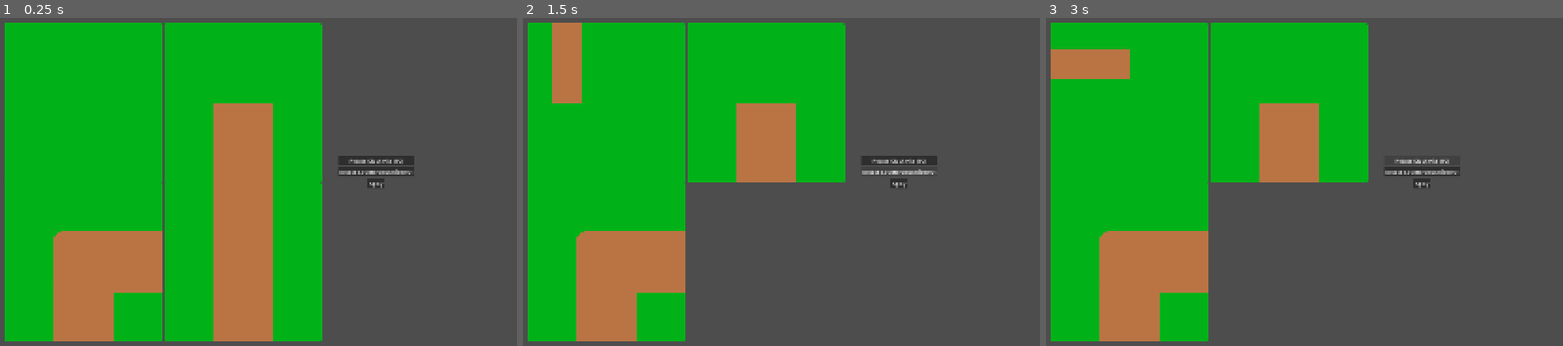
Above: before the commit, frames 1-3 (left to right).
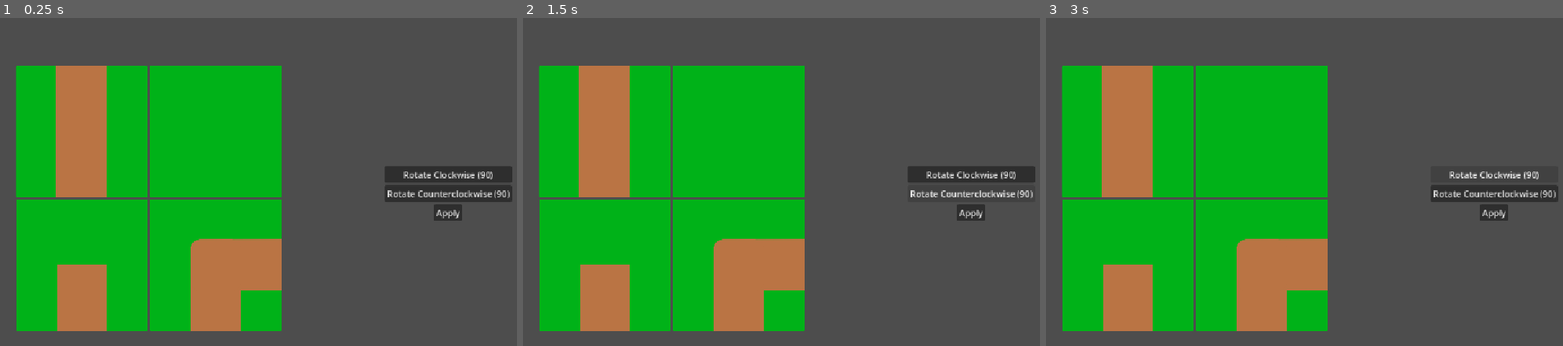
Above: after the commit, the same moments.

Repository: anaissnow/super-serious-spin-to-win
Game: Godot game, scene res://scenes/test_level.tscn
Same seed, same stepped clock (60 frames per second), same inputs: the game is played once before the commit and once after it.
Inputs:
- Up to frame 1 (0.25 s): no input
- Up to frame 2 (1.5 s): click "Rotate Clockwise (90)" at 0.5 s; click "Rotate Counterclockwise (90)" at 1.25 s
- Up to frame 3 (3 s): click "Apply" at 2 s; click "Rotate Clockwise (90)" at 2.75 s

The runs differ from the first frame. In frame 1, 36% of the frame differs, in the area x 0-100%, y 1-99%; in frame 2, 37%; in frame 3, 37%.

Commit message:
tweaking the tiles again

Diff:
--- a/rotation-tile-puzzle/project.godot
+++ b/rotation-tile-puzzle/project.godot
@@ -17,8 +17,6 @@
 
 [display]
 
-window/size/viewport_width=1920
-window/size/viewport_height=1080
 window/stretch/mode="canvas_items"
 window/stretch/aspect="expand"
 
--- a/rotation-tile-puzzle/scenes/curved_path.tscn
+++ b/rotation-tile-puzzle/scenes/curved_path.tscn
@@ -7,168 +7,118 @@
 tracks/0/type = "value"
 tracks/0/imported = false
 tracks/0/enabled = true
-tracks/0/path = NodePath(".:rotation")
+tracks/0/path = NodePath(".:scale")
+tracks/0/interp = 1
+tracks/0/loop_wrap = true
+tracks/0/keys = {
+"times": PackedFloat32Array(0.0009999999),
+"transitions": PackedFloat32Array(1),
+"update": 0,
+"values": [Vector2(0.5, 0.5)]
+}
+tracks/1/type = "value"
+tracks/1/imported = false
+tracks/1/enabled = true
+tracks/1/path = NodePath(".:rotation")
+tracks/1/interp = 1
+tracks/1/loop_wrap = true
+tracks/1/keys = {
+"times": PackedFloat32Array(0, 0.0009999999),
+"transitions": PackedFloat32Array(1, 1),
+"update": 0,
+"values": [0.0, 0.0]
+}
+
+[sub_resource type="Animation" id="Animation_g6rv0"]
+resource_name = "rotate 180"
+tracks/0/type = "value"
+tracks/0/imported = false
+tracks/0/enabled = true
+tracks/0/path = NodePath(".:scale")
 tracks/0/interp = 1
 tracks/0/loop_wrap = true
 tracks/0/keys = {
 "times": PackedFloat32Array(0),
 "transitions": PackedFloat32Array(1),
 "update": 0,
-"values": [0.0]
+"values": [Vector2(0.5, 0.5)]
 }
 tracks/1/type = "value"
 tracks/1/imported = false
 tracks/1/enabled = true
-tracks/1/path = NodePath(".:position")
+tracks/1/path = NodePath(".:rotation")
 tracks/1/interp = 1
 tracks/1/loop_wrap = true
 tracks/1/keys = {
 "times": PackedFloat32Array(0),
 "transitions": PackedFloat32Array(1),
 "update": 0,
-"values": [Vector2(0, 0)]
-}
-tracks/2/type = "value"
-tracks/2/imported = false
-tracks/2/enabled = true
-tracks/2/path = NodePath(".:scale")
-tracks/2/interp = 1
-tracks/2/loop_wrap = true
-tracks/2/keys = {
-"times": PackedFloat32Array(0),
-"transitions": PackedFloat32Array(1),
-"update": 0,
-"values": [Vector2(0.5, 0.5)]
+"values": [3.1415927]
 }
 
-[sub_resource type="Animation" id="Animation_g6rv0"]
-resource_name = "rotation 180"
+[sub_resource type="Animation" id="Animation_bagiw"]
+resource_name = "rotate 270"
 tracks/0/type = "value"
 tracks/0/imported = false
 tracks/0/enabled = true
-tracks/0/path = NodePath(".:rotation")
+tracks/0/path = NodePath(".:scale")
 tracks/0/interp = 1
 tracks/0/loop_wrap = true
 tracks/0/keys = {
 "times": PackedFloat32Array(0),
 "transitions": PackedFloat32Array(1),
 "update": 0,
-"values": [3.1415927]
+"values": [Vector2(0.5, 0.5)]
 }
 tracks/1/type = "value"
 tracks/1/imported = false
 tracks/1/enabled = true
-tracks/1/path = NodePath(".:position")
+tracks/1/path = NodePath(".:rotation")
 tracks/1/interp = 1
 tracks/1/loop_wrap = true
 tracks/1/keys = {
 "times": PackedFloat32Array(0),
 "transitions": PackedFloat32Array(1),
 "update": 0,
-"values": [Vector2(73, 73)]
-}
-tracks/2/type = "value"
-tracks/2/imported = false
-tracks/2/enabled = true
-tracks/2/path = NodePath(".:scale")
-tracks/2/interp = 1
-tracks/2/loop_wrap = true
-tracks/2/keys = {
-"times": PackedFloat32Array(0),
-"transitions": PackedFloat32Array(1),
-"update": 0,
-"values": [Vector2(0.15, 0.15)]
+"values": [4.712389]
 }
 
-[sub_resource type="Animation" id="Animation_bagiw"]
-resource_name = "rotation 270"
+[sub_resource type="Animation" id="Animation_66knu"]
+resource_name = "rotate 90"
 tracks/0/type = "value"
 tracks/0/imported = false
 tracks/0/enabled = true
-tracks/0/path = NodePath(".:rotation")
+tracks/0/path = NodePath(".:scale")
 tracks/0/interp = 1
 tracks/0/loop_wrap = true
 tracks/0/keys = {
 "times": PackedFloat32Array(0),
 "transitions": PackedFloat32Array(1),
 "update": 0,
-"values": [4.712389]
+"values": [Vector2(0.5, 0.5)]
 }
 tracks/1/type = "value"
 tracks/1/imported = false
 tracks/1/enabled = true
-tracks/1/path = NodePath(".:position")
+tracks/1/path = NodePath(".:rotation")
 tracks/1/interp = 1
 tracks/1/loop_wrap = true
 tracks/1/keys = {
 "times": PackedFloat32Array(0),
 "transitions": PackedFloat32Array(1),
 "update": 0,
-"values": [Vector2(0, 73)]
-}
-tracks/2/type = "value"
-tracks/2/imported = false
-tracks/2/enabled = true
-tracks/2/path = NodePath(".:scale")
-tracks/2/interp = 1
-tracks/2/loop_wrap = true
-tracks/2/keys = {
-"times": PackedFloat32Array(0),
-"transitions": PackedFloat32Array(1),
-"update": 0,
-"values": [Vector2(0.15, 0.15)]
-}
-
-[sub_resource type="Animation" id="Animation_66knu"]
-resource_name = "rotation 90"
-tracks/0/type = "value"
-tracks/0/imported = false
-tracks/0/enabled = true
-tracks/0/path = NodePath(".:rotation")
-tracks/0/interp = 1
-tracks/0/loop_wrap = true
-tracks/0/keys = {
-"times": PackedFloat32Array(0),
-"transitions": PackedFloat32Array(1),
-"update": 0,
 "values": [1.5707964]
-}
-tracks/1/type = "value"
-tracks/1/imported = false
-tracks/1/enabled = true
-tracks/1/path = NodePath(".:position")
-tracks/1/interp = 1
-tracks/1/loop_wrap = true
-tracks/1/keys = {
-"times": PackedFloat32Array(0),
-"transitions": PackedFloat32Array(1),
-"update": 0,
-"values": [Vector2(73, 1.7408297e-13)]
-}
-tracks/2/type = "value"
-tracks/2/imported = false
-tracks/2/enabled = true
-tracks/2/path = NodePath(".:scale")
-tracks/2/interp = 1
-tracks/2/loop_wrap = true
-tracks/2/keys = {
-"times": PackedFloat32Array(0),
-"transitions": PackedFloat32Array(1),
-"update": 0,
-"values": [Vector2(0.15, 0.15)]
 }
 
 [sub_resource type="AnimationLibrary" id="AnimationLibrary_tpjb0"]
 _data = {
 &"RESET": SubResource("Animation_ev53b"),
-&"rotation 180": SubResource("Animation_g6rv0"),
-&"rotation 270": SubResource("Animation_bagiw"),
-&"rotation 90": SubResource("Animation_66knu")
+&"rotate 180": SubResource("Animation_g6rv0"),
+&"rotate 270": SubResource("Animation_bagiw"),
+&"rotate 90": SubResource("Animation_66knu")
 }
 
-[node name="CurvedPath" type="TextureRect" unique_id=511123485]
-offset_right = 484.0
-offset_bottom = 484.0
+[node name="CurvedPath" type="Sprite2D" unique_id=106594773]
 scale = Vector2(0.5, 0.5)
 texture = ExtResource("1_ev53b")
 
--- a/rotation-tile-puzzle/scenes/dead_end.tscn
+++ b/rotation-tile-puzzle/scenes/dead_end.tscn
@@ -1,87 +1,37 @@
 [gd_scene format=3 uid="uid://c4strr6kxq2su"]
 
 [ext_resource type="Texture2D" uid="uid://byaq6ldfhc8i3" path="res://assets/map tiles/dead end.svg" id="1_700oc"]
+[ext_resource type="Script" uid="uid://dtws7l4dticsd" path="res://scripts/dead_end.gd" id="2_7wcum"]
 
 [sub_resource type="Animation" id="Animation_700oc"]
 length = 0.001
 tracks/0/type = "value"
 tracks/0/imported = false
 tracks/0/enabled = true
-tracks/0/path = NodePath(".:rotation")
+tracks/0/path = NodePath(".:scale")
 tracks/0/interp = 1
 tracks/0/loop_wrap = true
 tracks/0/keys = {
 "times": PackedFloat32Array(0),
 "transitions": PackedFloat32Array(1),
 "update": 0,
-"values": [0.0]
+"values": [Vector2(0.5, 0.5)]
 }
 tracks/1/type = "value"
 tracks/1/imported = false
 tracks/1/enabled = true
-tracks/1/path = NodePath(".:position")
+tracks/1/path = NodePath(".:rotation")
 tracks/1/interp = 1
 tracks/1/loop_wrap = true
 tracks/1/keys = {
 "times": PackedFloat32Array(0),
 "transitions": PackedFloat32Array(1),
 "update": 0,
-"values": [Vector2(484, 0)]
-}
-tracks/2/type = "value"
-tracks/2/imported = false
-tracks/2/enabled = true
-tracks/2/path = NodePath(".:scale")
-tracks/2/interp = 1
-tracks/2/loop_wrap = true
-tracks/2/keys = {
-"times": PackedFloat32Array(0),
-"transitions": PackedFloat32Array(1),
-"update": 0,
-"values": [Vector2(0.5, 0.5)]
+"values": [0.0]
 }
 
 [sub_resource type="Animation" id="Animation_7wcum"]
-resource_name = "rotation 0"
-tracks/0/type = "value"
-tracks/0/imported = false
-tracks/0/enabled = true
-tracks/0/path = NodePath(".:rotation")
-tracks/0/interp = 1
-tracks/0/loop_wrap = true
-tracks/0/keys = {
-"times": PackedFloat32Array(0),
-"transitions": PackedFloat32Array(1),
-"update": 0,
-"values": [0.0]
-}
-tracks/1/type = "value"
-tracks/1/imported = false
-tracks/1/enabled = true
-tracks/1/path = NodePath(".:position")
-tracks/1/interp = 1
-tracks/1/loop_wrap = true
-tracks/1/keys = {
-"times": PackedFloat32Array(0),
-"transitions": PackedFloat32Array(1),
-"update": 0,
-"values": [Vector2(0, 0)]
-}
-tracks/2/type = "value"
-tracks/2/imported = false
-tracks/2/enabled = true
-tracks/2/path = NodePath(".:scale")
-tracks/2/interp = 1
-tracks/2/loop_wrap = true
-tracks/2/keys = {
-"times": PackedFloat32Array(0),
-"transitions": PackedFloat32Array(1),
-"update": 0,
-"values": [Vector2(0.15, 0.15)]
-}
-
-[sub_resource type="Animation" id="Animation_tkfm6"]
-resource_name = "rotation 180"
+resource_name = "rotate 180"
 tracks/0/type = "value"
 tracks/0/imported = false
 tracks/0/enabled = true
@@ -97,121 +47,82 @@
 tracks/1/type = "value"
 tracks/1/imported = false
 tracks/1/enabled = true
-tracks/1/path = NodePath(".:position")
+tracks/1/path = NodePath(".:scale")
 tracks/1/interp = 1
 tracks/1/loop_wrap = true
 tracks/1/keys = {
 "times": PackedFloat32Array(0),
 "transitions": PackedFloat32Array(1),
 "update": 0,
-"values": [Vector2(73, 73)]
-}
-tracks/2/type = "value"
-tracks/2/imported = false
-tracks/2/enabled = true
-tracks/2/path = NodePath(".:scale")
-tracks/2/interp = 1
-tracks/2/loop_wrap = true
-tracks/2/keys = {
-"times": PackedFloat32Array(0),
-"transitions": PackedFloat32Array(1),
-"update": 0,
-"values": [Vector2(0.15, 0.15)]
+"values": [Vector2(0.5, 0.5)]
 }
 
-[sub_resource type="Animation" id="Animation_apbva"]
-resource_name = "rotation 270"
+[sub_resource type="Animation" id="Animation_tkfm6"]
+resource_name = "rotate 270"
 tracks/0/type = "value"
 tracks/0/imported = false
 tracks/0/enabled = true
-tracks/0/path = NodePath(".:rotation")
+tracks/0/path = NodePath(".:scale")
 tracks/0/interp = 1
 tracks/0/loop_wrap = true
 tracks/0/keys = {
 "times": PackedFloat32Array(0),
 "transitions": PackedFloat32Array(1),
 "update": 0,
-"values": [4.712389]
+"values": [Vector2(0.5, 0.5)]
 }
 tracks/1/type = "value"
 tracks/1/imported = false
 tracks/1/enabled = true
-tracks/1/path = NodePath(".:position")
+tracks/1/path = NodePath(".:rotation")
 tracks/1/interp = 1
 tracks/1/loop_wrap = true
 tracks/1/keys = {
 "times": PackedFloat32Array(0),
 "transitions": PackedFloat32Array(1),
 "update": 0,
-"values": [Vector2(-5.684342e-14, 73)]
-}
-tracks/2/type = "value"
-tracks/2/imported = false
-tracks/2/enabled = true
-tracks/2/path = NodePath(".:scale")
-tracks/2/interp = 1
-tracks/2/loop_wrap = true
-tracks/2/keys = {
-"times": PackedFloat32Array(0),
-"transitions": PackedFloat32Array(1),
-"update": 0,
-"values": [Vector2(0.15, 0.15)]
+"values": [4.712389]
 }
 
-[sub_resource type="Animation" id="Animation_isus7"]
-resource_name = "rotation 90"
+[sub_resource type="Animation" id="Animation_apbva"]
+resource_name = "rotate 90"
 tracks/0/type = "value"
 tracks/0/imported = false
 tracks/0/enabled = true
-tracks/0/path = NodePath(".:rotation")
+tracks/0/path = NodePath(".:scale")
 tracks/0/interp = 1
 tracks/0/loop_wrap = true
 tracks/0/keys = {
 "times": PackedFloat32Array(0),
 "transitions": PackedFloat32Array(1),
 "update": 0,
-"values": [1.5707964]
+"values": [Vector2(0.5, 0.5)]
 }
 tracks/1/type = "value"
 tracks/1/imported = false
 tracks/1/enabled = true
-tracks/1/path = NodePath(".:position")
+tracks/1/path = NodePath(".:rotation")
 tracks/1/interp = 1
 tracks/1/loop_wrap = true
 tracks/1/keys = {
 "times": PackedFloat32Array(0),
 "transitions": PackedFloat32Array(1),
 "update": 0,
-"values": [Vector2(73, 9.536743e-07)]
-}
-tracks/2/type = "value"
-tracks/2/imported = false
-tracks/2/enabled = true
-tracks/2/path = NodePath(".:scale")
-tracks/2/interp = 1
-tracks/2/loop_wrap = true
-tracks/2/keys = {
-"times": PackedFloat32Array(0),
-"transitions": PackedFloat32Array(1),
-"update": 0,
-"values": [Vector2(0.15, 0.15)]
+"values": [1.5707964]
 }
 
 [sub_resource type="AnimationLibrary" id="AnimationLibrary_i5arr"]
 _data = {
 &"RESET": SubResource("Animation_700oc"),
-&"rotation 0": SubResource("Animation_7wcum"),
-&"rotation 180": SubResource("Animation_tkfm6"),
-&"rotation 270": SubResource("Animation_apbva"),
-&"rotation 90": SubResource("Animation_isus7")
+&"rotate 180": SubResource("Animation_7wcum"),
+&"rotate 270": SubResource("Animation_tkfm6"),
+&"rotate 90": SubResource("Animation_apbva")
 }
 
-[node name="DeadEnd" type="TextureRect" unique_id=115182246]
-offset_left = 484.0
-offset_right = 968.0
-offset_bottom = 484.0
+[node name="DeadEnd" type="Sprite2D" unique_id=410556972]
 scale = Vector2(0.5, 0.5)
 texture = ExtResource("1_700oc")
+script = ExtResource("2_7wcum")
 
 [node name="AnimationPlayer" type="AnimationPlayer" parent="." unique_id=1421945871]
 libraries/ = SubResource("AnimationLibrary_i5arr")
--- a/rotation-tile-puzzle/scenes/grass.tscn
+++ b/rotation-tile-puzzle/scenes/grass.tscn
@@ -2,8 +2,8 @@
 
 [ext_resource type="Texture2D" uid="uid://65flvgtwiacn" path="res://assets/map tiles/grass tile.svg" id="1_e1kak"]
 
-[node name="Grass" type="TextureRect" unique_id=2103185346]
-scale = Vector2(0.01, 0.01)
+[node name="Grass" type="Sprite2D" unique_id=137643106]
+scale = Vector2(0.5, 0.5)
 texture = ExtResource("1_e1kak")
 
 [node name="AnimationPlayer" type="AnimationPlayer" parent="." unique_id=2056780267]
--- a/rotation-tile-puzzle/scenes/straight_path.tscn
+++ b/rotation-tile-puzzle/scenes/straight_path.tscn
@@ -5,6 +5,33 @@
 
 [sub_resource type="Animation" id="Animation_3wbhj"]
 length = 0.001
+tracks/0/type = "value"
+tracks/0/imported = false
+tracks/0/enabled = true
+tracks/0/path = NodePath(".:scale")
+tracks/0/interp = 1
+tracks/0/loop_wrap = true
+tracks/0/keys = {
+"times": PackedFloat32Array(0),
+"transitions": PackedFloat32Array(1),
+"update": 0,
+"values": [Vector2(0.5, 0.5)]
+}
+tracks/1/type = "value"
+tracks/1/imported = false
+tracks/1/enabled = true
+tracks/1/path = NodePath(".:rotation")
+tracks/1/interp = 1
+tracks/1/loop_wrap = true
+tracks/1/keys = {
+"times": PackedFloat32Array(0),
+"transitions": PackedFloat32Array(1),
+"update": 0,
+"values": [0.0]
+}
+
+[sub_resource type="Animation" id="Animation_tgw42"]
+resource_name = "rotate 0"
 tracks/0/type = "value"
 tracks/0/imported = false
 tracks/0/enabled = true
@@ -20,22 +47,10 @@
 tracks/1/type = "value"
 tracks/1/imported = false
 tracks/1/enabled = true
-tracks/1/path = NodePath(".:position")
+tracks/1/path = NodePath(".:scale")
 tracks/1/interp = 1
 tracks/1/loop_wrap = true
 tracks/1/keys = {
-"times": PackedFloat32Array(0),
-"transitions": PackedFloat32Array(1),
-"update": 0,
-"values": [Vector2(0, 0)]
-}
-tracks/2/type = "value"
-tracks/2/imported = false
-tracks/2/enabled = true
-tracks/2/path = NodePath(".:scale")
-tracks/2/interp = 1
-tracks/2/loop_wrap = true
-tracks/2/keys = {
 "times": PackedFloat32Array(0),
 "transitions": PackedFloat32Array(1),
 "update": 0,
@@ -43,57 +58,18 @@
 }
 
 [sub_resource type="Animation" id="Animation_w6itl"]
-resource_name = "rotation 0"
+resource_name = "rotate 90"
 tracks/0/type = "value"
 tracks/0/imported = false
 tracks/0/enabled = true
-tracks/0/path = NodePath(".:rotation")
+tracks/0/path = NodePath(".:scale")
 tracks/0/interp = 1
 tracks/0/loop_wrap = true
 tracks/0/keys = {
 "times": PackedFloat32Array(0),
 "transitions": PackedFloat32Array(1),
 "update": 0,
-"values": [0.0]
-}
-tracks/1/type = "value"
-tracks/1/imported = false
-tracks/1/enabled = true
-tracks/1/path = NodePath(".:position")
-tracks/1/interp = 1
-tracks/1/loop_wrap = true
-tracks/1/keys = {
-"times": PackedFloat32Array(0),
-"transitions": PackedFloat32Array(1),
-"update": 0,
-"values": [Vector2(0, 0)]
-}
-tracks/2/type = "value"
-tracks/2/imported = false
-tracks/2/enabled = true
-tracks/2/path = NodePath(".:scale")
-tracks/2/interp = 1
-tracks/2/loop_wrap = true
-tracks/2/keys = {
-"times": PackedFloat32Array(0),
-"transitions": PackedFloat32Array(1),
-"update": 0,
 "values": [Vector2(0.5, 0.5)]
-}
-
-[sub_resource type="Animation" id="Animation_tgw42"]
-resource_name = "rotation 90"
-tracks/0/type = "value"
-tracks/0/imported = false
-tracks/0/enabled = true
-tracks/0/path = NodePath(".:position")
-tracks/0/interp = 1
-tracks/0/loop_wrap = true
-tracks/0/keys = {
-"times": PackedFloat32Array(0),
-"transitions": PackedFloat32Array(1),
-"update": 0,
-"values": [Vector2(242, 0)]
 }
 tracks/1/type = "value"
 tracks/1/imported = false
@@ -107,29 +83,15 @@
 "update": 0,
 "values": [1.5707964]
 }
-tracks/2/type = "value"
-tracks/2/imported = false
-tracks/2/enabled = true
-tracks/2/path = NodePath(".:scale")
-tracks/2/interp = 1
-tracks/2/loop_wrap = true
-tracks/2/keys = {
-"times": PackedFloat32Array(0),
-"transitions": PackedFloat32Array(1),
-"update": 0,
-"values": [Vector2(0.5, 0.5)]
-}
 
 [sub_resource type="AnimationLibrary" id="AnimationLibrary_l2pkw"]
 _data = {
 &"RESET": SubResource("Animation_3wbhj"),
-&"rotation 0": SubResource("Animation_w6itl"),
-&"rotation 90": SubResource("Animation_tgw42")
+&"rotate 0": SubResource("Animation_tgw42"),
+&"rotate 90": SubResource("Animation_w6itl")
 }
 
-[node name="StraightPath" type="TextureRect" unique_id=1473880391]
-offset_right = 484.0
-offset_bottom = 484.0
+[node name="StraightPath" type="Sprite2D" unique_id=21143763]
 scale = Vector2(0.5, 0.5)
 texture = ExtResource("1_3wbhj")
 script = ExtResource("2_w6itl")
--- a/rotation-tile-puzzle/scenes/test_level.tscn
+++ b/rotation-tile-puzzle/scenes/test_level.tscn
@@ -6,77 +6,49 @@
 [ext_resource type="PackedScene" uid="uid://c4strr6kxq2su" path="res://scenes/dead_end.tscn" id="4_88ety"]
 [ext_resource type="PackedScene" uid="uid://b20fovuftfcl1" path="res://scenes/grass.tscn" id="5_ahbqi"]
 
-[sub_resource type="StyleBoxEmpty" id="StyleBoxEmpty_tmr53"]
-
 [node name="TestLevel" type="Node" unique_id=366816370]
 script = ExtResource("1_2venv")
 
-[node name="MarginContainer" type="MarginContainer" parent="." unique_id=1517229500]
-anchors_preset = 8
-anchor_left = 0.5
+[node name="VBoxContainer" type="VBoxContainer" parent="." unique_id=1085828401]
+anchors_preset = 6
+anchor_left = 1.0
 anchor_top = 0.5
-anchor_right = 0.5
+anchor_right = 1.0
 anchor_bottom = 0.5
-offset_left = -960.0
-offset_top = -540.0
-offset_right = 960.0
-offset_bottom = 540.0
-grow_horizontal = 2
+offset_left = -254.0
+offset_top = -50.0
+offset_right = -21.0
+offset_bottom = 51.0
+grow_horizontal = 0
 grow_vertical = 2
-theme_override_constants/margin_left = 20
-theme_override_constants/margin_top = 20
-theme_override_constants/margin_right = 20
-theme_override_constants/margin_bottom = 20
 
-[node name="HBoxContainer" type="HBoxContainer" parent="MarginContainer" unique_id=1390426445]
-custom_minimum_size = Vector2(400, 400)
-layout_mode = 2
-theme_override_constants/separation = 50
-alignment = 1
-
-[node name="GridContainer" type="GridContainer" parent="MarginContainer/HBoxContainer" unique_id=1238169624]
-custom_minimum_size = Vector2(256, 256)
-layout_mode = 2
-columns = 2
-
-[node name="Grass" parent="MarginContainer/HBoxContainer/GridContainer" unique_id=2103185346 instance=ExtResource("5_ahbqi")]
-layout_mode = 2
-
-[node name="DeadEnd" parent="MarginContainer/HBoxContainer/GridContainer" unique_id=115182246 instance=ExtResource("4_88ety")]
-layout_mode = 2
-
-[node name="CurvedPath" parent="MarginContainer/HBoxContainer/GridContainer" unique_id=511123485 instance=ExtResource("3_qcd3b")]
-layout_mode = 2
-
-[node name="StraightPath" parent="MarginContainer/HBoxContainer/GridContainer" unique_id=1473880391 instance=ExtResource("2_tmr53")]
-layout_mode = 2
-
-[node name="VBoxContainer" type="VBoxContainer" parent="MarginContainer/HBoxContainer" unique_id=1085828401]
-layout_mode = 2
-
-[node name="HSeparator" type="HSeparator" parent="MarginContainer/HBoxContainer/VBoxContainer" unique_id=280539783]
-layout_mode = 2
-theme_override_constants/separation = 400
-theme_override_styles/separator = SubResource("StyleBoxEmpty_tmr53")
-
-[node name="Rotate clockwise" type="Button" parent="MarginContainer/HBoxContainer/VBoxContainer" unique_id=811067510]
+[node name="Rotate clockwise" type="Button" parent="VBoxContainer" unique_id=811067510]
 layout_mode = 2
 text = "Rotate Clockwise (90)"
 
-[node name="Rotate counterclockwise" type="Button" parent="MarginContainer/HBoxContainer/VBoxContainer" unique_id=1397354833]
+[node name="Rotate counterclockwise" type="Button" parent="VBoxContainer" unique_id=1397354833]
 layout_mode = 2
 text = "Rotate Counterclockwise (90)"
 
-[node name="Apply" type="Button" parent="MarginContainer/HBoxContainer/VBoxContainer" unique_id=16165526]
+[node name="Apply" type="Button" parent="VBoxContainer" unique_id=16165526]
 layout_mode = 2
 size_flags_horizontal = 4
 text = "Apply"
 
-[node name="HSeparator2" type="HSeparator" parent="MarginContainer/HBoxContainer/VBoxContainer" unique_id=1075657149]
-layout_mode = 2
-theme_override_constants/separation = 400
-theme_override_styles/separator = SubResource("StyleBoxEmpty_tmr53")
+[node name="MapTiles" type="Node" parent="." unique_id=862293314]
 
-[connection signal="pressed" from="MarginContainer/HBoxContainer/VBoxContainer/Rotate clockwise" to="." method="_on_rotate_clockwise_pressed"]
-[connection signal="pressed" from="MarginContainer/HBoxContainer/VBoxContainer/Rotate counterclockwise" to="." method="_on_rotate_counterclockwise_pressed"]
-[connection signal="pressed" from="MarginContainer/HBoxContainer/VBoxContainer/Apply" to="." method="_on_apply_pressed"]
+[node name="StraightPath" parent="MapTiles" unique_id=21143763 instance=ExtResource("2_tmr53")]
+position = Vector2(341, 210.5)
+
+[node name="CurvedPath" parent="MapTiles" unique_id=106594773 instance=ExtResource("3_qcd3b")]
+position = Vector2(587.5, 456)
+
+[node name="DeadEnd" parent="MapTiles" unique_id=410556972 instance=ExtResource("4_88ety")]
+position = Vector2(341.5, 456)
+
+[node name="Grass" parent="MapTiles" unique_id=137643106 instance=ExtResource("5_ahbqi")]
+position = Vector2(587.5, 210)
+
+[connection signal="pressed" from="VBoxContainer/Rotate clockwise" to="." method="_on_rotate_clockwise_pressed"]
+[connection signal="pressed" from="VBoxContainer/Rotate counterclockwise" to="." method="_on_rotate_counterclockwise_pressed"]
+[connection signal="pressed" from="VBoxContainer/Apply" to="." method="_on_apply_pressed"]
--- /dev/null
+++ b/rotation-tile-puzzle/scripts/dead_end.gd
@@ -0,0 +1 @@
+extends Sprite2D
--- a/rotation-tile-puzzle/scripts/straight_path.gd
+++ b/rotation-tile-puzzle/scripts/straight_path.gd
@@ -1,15 +1,15 @@
-extends TextureRect
+extends Sprite2D
 
 @onready var animation_player: AnimationPlayer = $AnimationPlayer
 
 func rotate_zero():
-	animation_player.play("rotation 0")
+	animation_player.play("rotate 0")
 
 func rotate_ninety():
 	animation_player.play("rotation 90")
 
 func rotate_anticlockwise_zero():
-	animation_player.play_backwards("rotation 0")
+	animation_player.play_backwards("rotate 0")
 
 func rotate_anticlockwise_ninety():
 	animation_player.play_backwards("rotation 90")
--- a/rotation-tile-puzzle/scripts/test_level.gd
+++ b/rotation-tile-puzzle/scripts/test_level.gd
@@ -1,18 +1,13 @@
 extends Node
 
-@onready var grass: TextureRect = $MarginContainer/HBoxContainer/GridContainer/Grass
-@onready var dead_end: TextureRect = $MarginContainer/HBoxContainer/GridContainer/DeadEnd
-@onready var curved_path: TextureRect = $MarginContainer/HBoxContainer/GridContainer/CurvedPath
-@onready var straight_path: TextureRect = $MarginContainer/HBoxContainer/GridContainer/StraightPath
+@onready var straight_path: Sprite2D = $MapTiles/StraightPath
+@onready var curved_path: Sprite2D = $MapTiles/CurvedPath
+@onready var dead_end: Sprite2D = $MapTiles/DeadEnd
+@onready var grass: Sprite2D = $MapTiles/Grass
 
 
 func _on_rotate_clockwise_pressed() -> void:
-	if straight_path.position.x == 0:
-		if straight_path.has_method("rotate_ninety"):
-			straight_path.rotate_ninety()
-	else:
-		if straight_path.has_method("rotate_zero"):
-			straight_path.rotate_zero()
+	pass
 
 
 func _on_rotate_counterclockwise_pressed() -> void:
Not shown, added: rotation-tile-puzzle/scripts/dead_end.gd.uid
